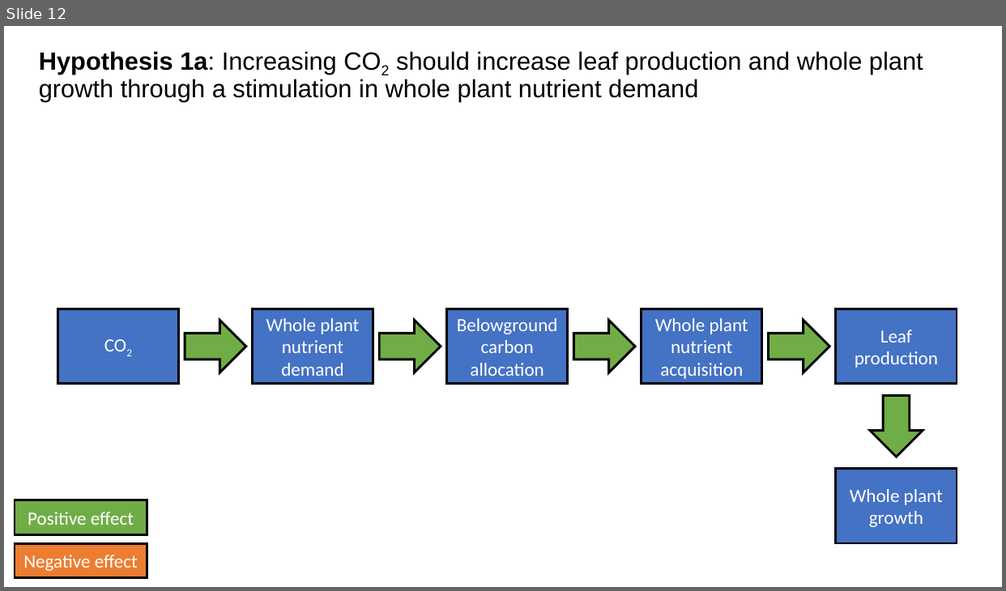
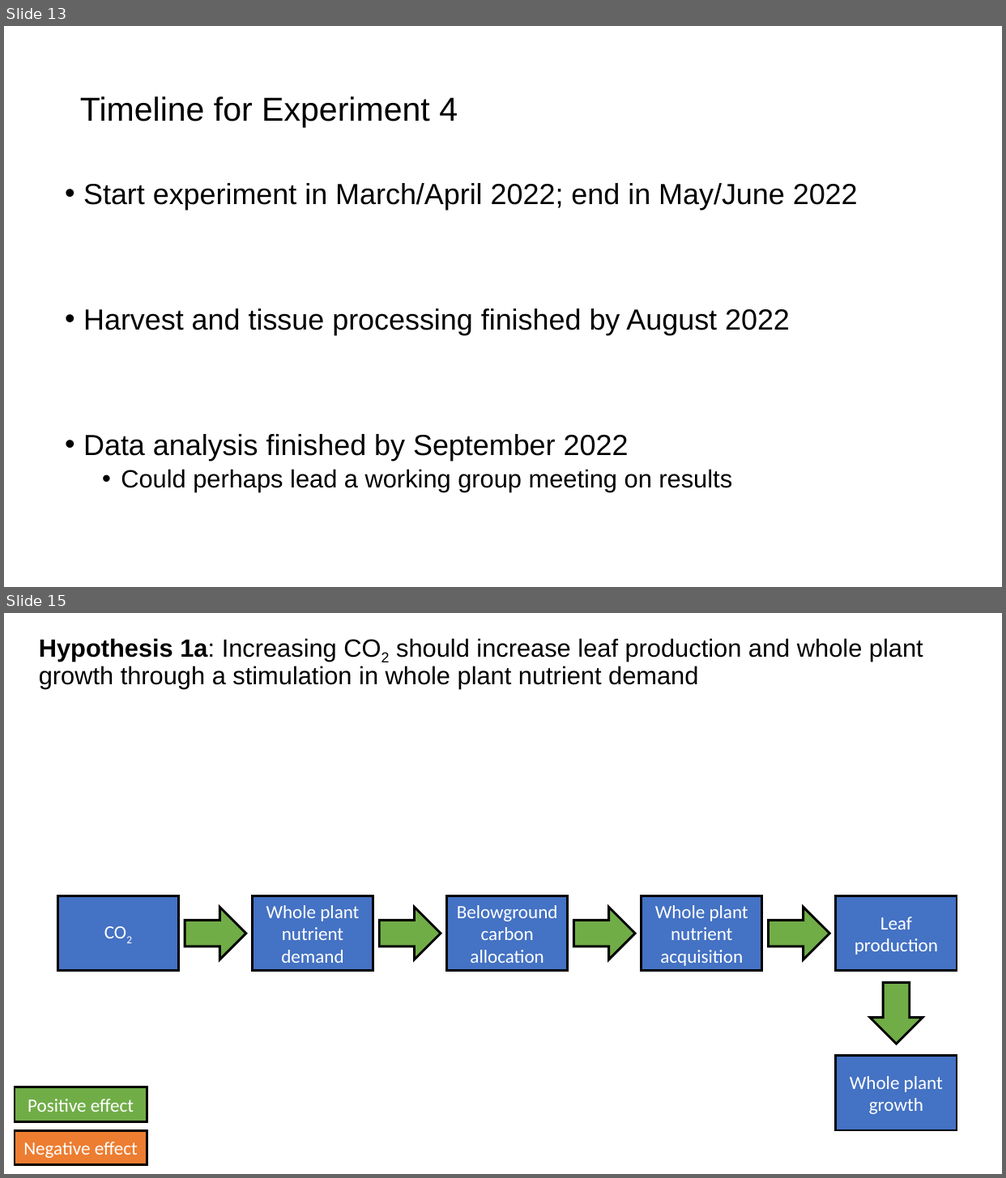
Before and after one commit to eaperkowski/conferences, a slide deck: lemontree_wg/Perkowski_2022_NxCO2.pptx. Shown one above the other, each under a label of ours: slide 12 before the commit, slides 13 and 15 after it; the slides between them are not shown. The pictures are 1006x591 and 1006x1178 pixels, drawn with LibreOffice and Linux fonts; fonts in the diff are those of the drawing. Boxes give left, top, right and bottom in pixels: in the first picture for what was removed or moved away, otherwise in the second. Text is boxed around its words. In the diff, an @@ line names an element or a change of style, - is before the commit and + after.

```diff
--- a/lemontree_wg/Perkowski_2022_NxCO2.pptx
+++ b/lemontree_wg/Perkowski_2022_NxCO2.pptx
@@ slide 13 added at [4,26,1002,587], background #FFFFFF @@
@@ title added at [80,96,458,127], 32 pt, text #000000 @@
+Timeline for Experiment 4
@@ text added at [83,183,858,493], 28 pt, text #000000 @@
+• Start experiment in March/April 2022; end in May/June 2022
+• Harvest and tissue processing finished by August 2022
+• Data analysis finished by September 2022
+  • Could perhaps lead a working group meeting on results
@@ what was slide 12 is now slide 15 @@
```
Also in this commit, not shown: 21 slides changed, 5 other slides added, 1 slide removed, 2 other files.
